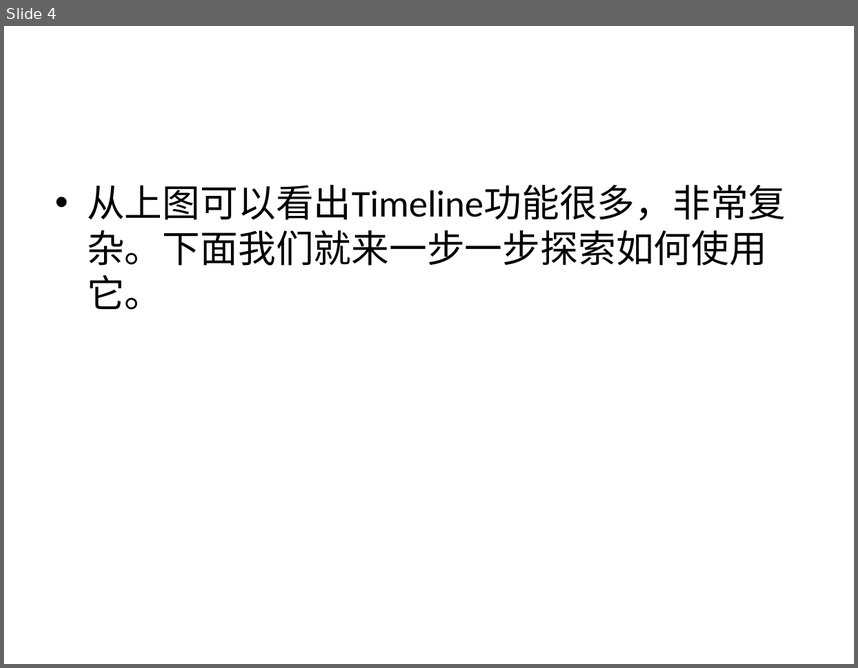
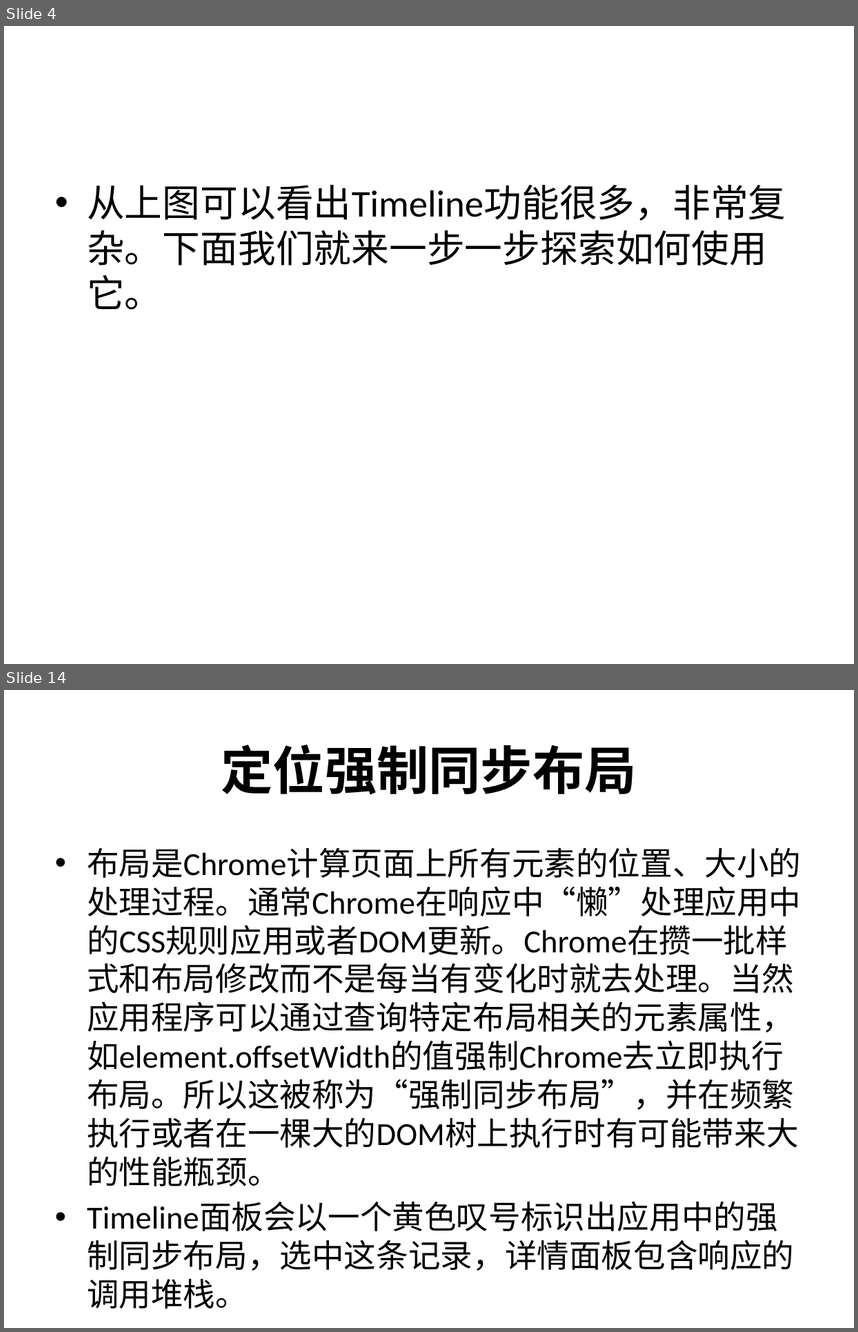
Before and after one commit to lazy-lazy/yolo, a slide deck: public/images/使用chrome进行渲染分析.pptx. Shown one above the other, each under a label of ours: slide 4 before the commit, slides 4 and 14 after it; the slides between them are not shown. The pictures are 858x668 and 858x1332 pixels, drawn with LibreOffice and Linux fonts; fonts in the diff are those of the drawing; background and template pictures are left out. Boxes give left, top, right and bottom in pixels: in the first picture for what was removed or moved away, otherwise in the second. Text is boxed around its words. In the diff, an @@ line names an element or a change of style, - is before the commit and + after.

Commit message:
职能课堂ppt修改

```diff
--- a/public/images/使用chrome进行渲染分析.pptx
+++ b/public/images/使用chrome进行渲染分析.pptx
@@ slide 14 added at (4,690,854,1328), background picture (left out) @@
@@ title added at (221,745,637,795), 44 pt, text #000000, bold @@
+定位强制同步布局
@@ text added at (87,847,801,1270), 27.2 pt, text #000000 @@
+• 布局是Chrome计算页面上所有元素的位置、大小的处理过程。通常Chrome在响应中“懒”处理应用中的CSS规则应用或者DOM更新。Chrome在攒一批样式和布局修改而不是每当有变化时就去处理。当然应用程序可以通过查询特定布局相关的元素属性，如element.offsetWidth的值强制Chrome去立即执行布局。所以这被称为“强制同步布局”，并在频繁执行或者在一棵大的DOM树上执行时有可能带来大的性能瓶颈。
+• Timeline面板会以一个黄色叹号标识出应用中的强制同步布局，选中这条记录，详情面板包含响应的调用堆栈。
```
Also in this commit, not shown: 1 slide changed, 13 other slides added, 1 slide removed.
